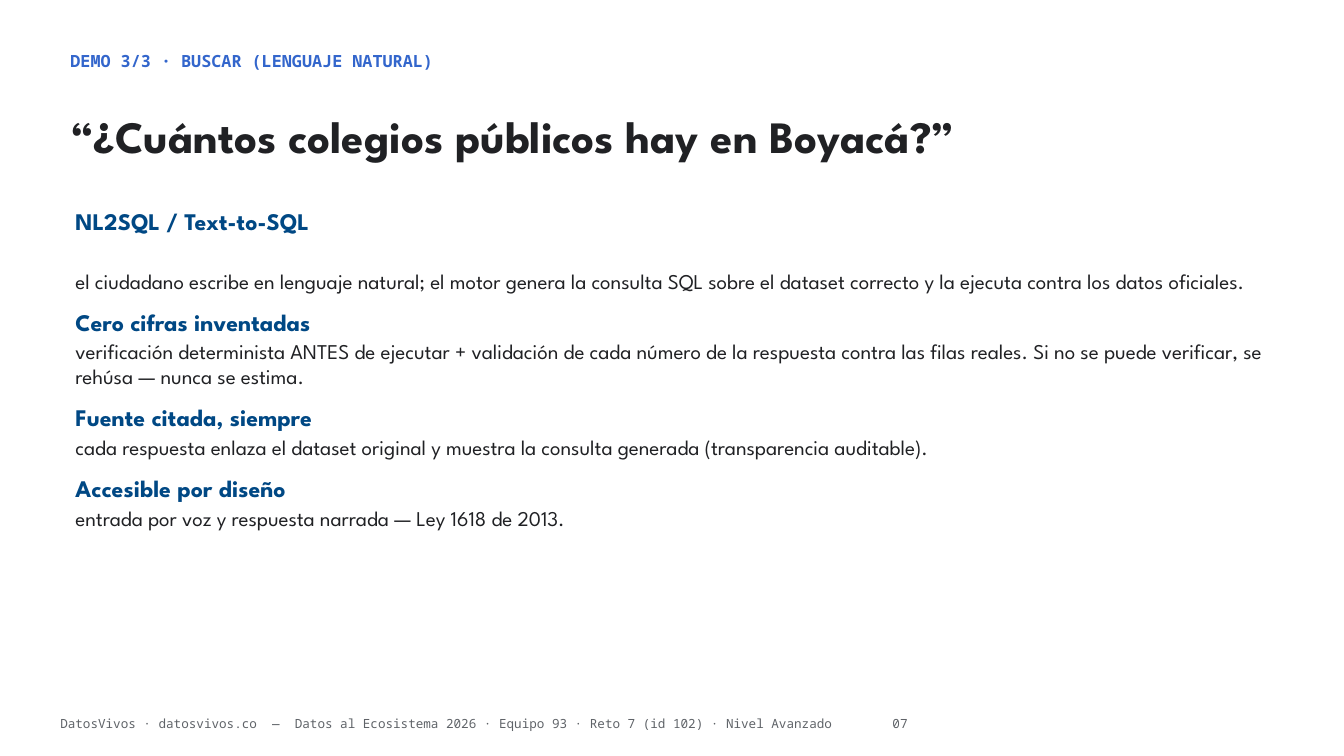
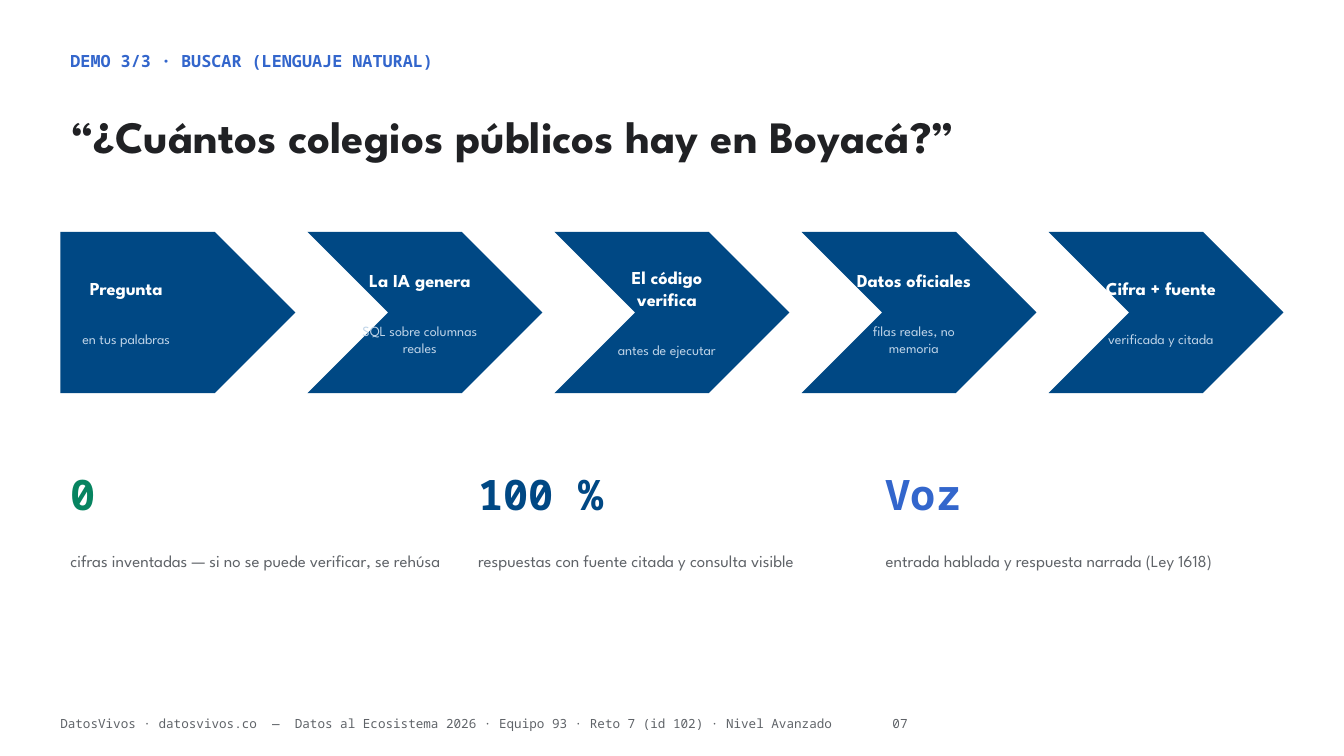
Before and after one commit to jsricop/DatosVivos, a slide deck: slide 7 of recursos/presentacion.pptx. Drawn at 1344x756 pixels with LibreOffice and Linux fonts; fonts in the diff are those of the drawing. Boxes give left, top, right and bottom in pixels: in the first picture for what was removed or moved away, otherwise in the second. Text is boxed around its words. In the diff, an @@ line names an element or a change of style, - is before the commit and + after.

```diff
--- a/recursos/presentacion.pptx
+++ b/recursos/presentacion.pptx
@@ pentagon arrow added at [60, 232, 295, 393], fill #004884 @@
@@ text removed at [75, 214, 1261, 531] @@
-NL2SQL / Text-to-SQL
-el ciudadano escribe en lenguaje natural; el motor genera la consulta SQL sobre el dataset correcto y la ejecuta contra los datos oficiales.
-Cero cifras inventadas
-verificación determinista ANTES de ejecutar + validación de cada número de la respuesta contra las filas reales. Si no se puede verificar, se rehúsa — nunca se estima.
-Fuente citada, siempre
-cada respuesta enlaza el dataset original y muestra la consulta generada (transparencia auditable).
-Accesible por diseño
-entrada por voz y respuesta narrada — Ley 1618 de 2013.
@@ chevron added at [308, 232, 542, 393], fill #004884 @@
@@ chevron added at [555, 232, 789, 393], fill #004884 @@
@@ chevron added at [802, 232, 1036, 393], fill #004884 @@
@@ chevron added at [1049, 232, 1284, 393], fill #004884 @@
@@ text added at [82, 283, 170, 347], 10 pt, text #BFD4E8 @@
+Pregunta
+en tus palabras
@@ text added at [362, 275, 477, 353], 10 pt, text #BFD4E8 @@
+La IA genera
+SQL sobre columnas reales
@@ text added at [618, 271, 716, 358], 13 pt, text #FFFFFF, bold @@
+El código verifica
+antes de ejecutar
@@ text added at [857, 274, 970, 353], 10 pt, text #BFD4E8 @@
+Datos oficiales
+filas reales, no memoria
@@ text added at [1106, 282, 1216, 347], 10 pt, text #BFD4E8 @@
+Cifra + fuente
+verificada y citada
@@ text added at [70, 479, 440, 571], 12 pt, text #5F6368 @@
+0
+cifras inventadas — si no se puede verificar, se rehúsa
@@ text added at [478, 479, 794, 571], 12 pt, text #5F6368 @@
+100 %
+respuestas con fuente citada y consulta visible
@@ text added at [886, 480, 1212, 571], 12 pt, text #5F6368 @@
+Voz
+entrada hablada y respuesta narrada (Ley 1618)
```
Also in this commit, not shown: 16 other slides changed, 1 slide added, 2 slides removed, 3 other files.
